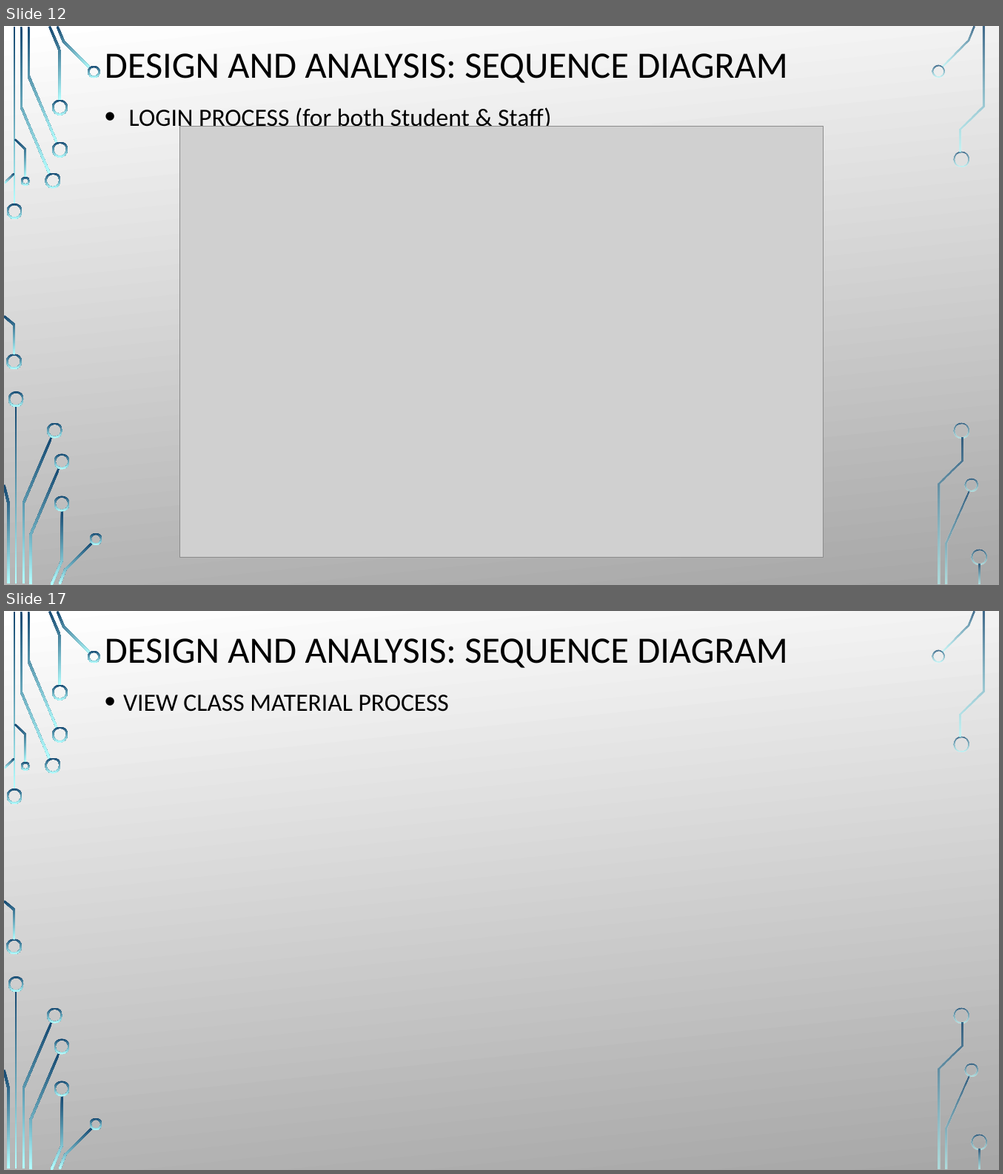
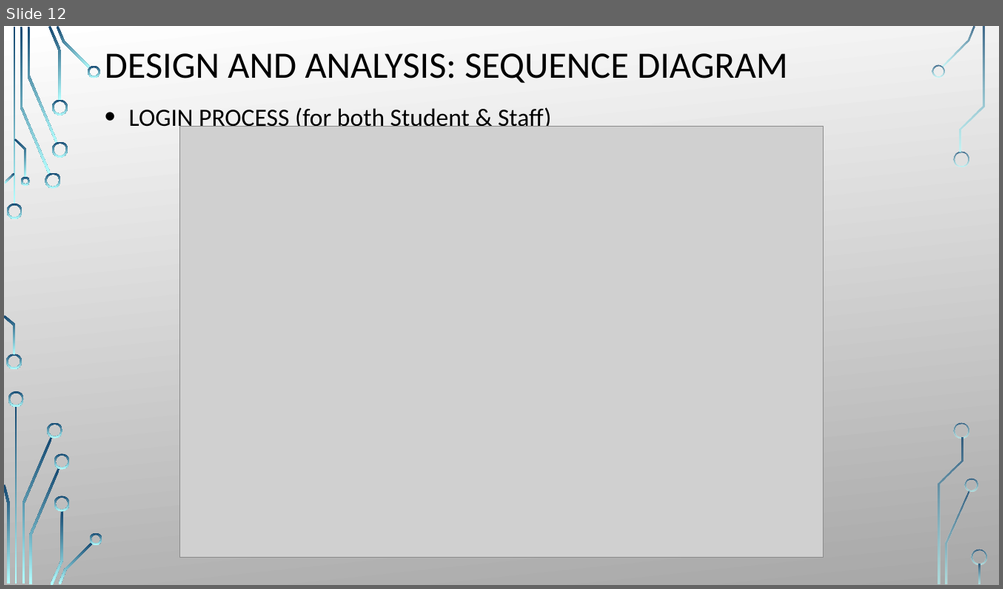
Before and after one commit to AadhyaJoshi/LearnScape, a slide deck: documentation/project_overview.pptx. Shown one above the other, each under a label of ours: slides 12 and 17 before the commit, slide 12 after it; the slides between them are not shown. The pictures are 1003x1174 and 1003x589 pixels, drawn with LibreOffice and Linux fonts; fonts in the diff are those of the drawing; grey boxes stand for pictures; background and template pictures are left out. Boxes give left, top, right and bottom in pixels: in the first picture for what was removed or moved away, otherwise in the second. Text is boxed around its words. In the diff, an @@ line names an element or a change of style, - is before the commit and + after.

```diff
--- a/documentation/project_overview.pptx
+++ b/documentation/project_overview.pptx
@@ slide 17 removed at <box>4,611,999,1170</box>, background picture (left out); not listed: 36 template elements that a slide beside it also shows @@
@@ title removed at <box>105,638,788,668</box> @@
-DESIGN AND ANALYSIS: SEQUENCE DIAGRAM
@@ text removed at <box>123,695,449,712</box> @@
-• VIEW CLASS MATERIAL PROCESS
```
Also in this commit, not shown: 3 slides changed, 4 slides added, 4 other slides removed, 10 other files.
